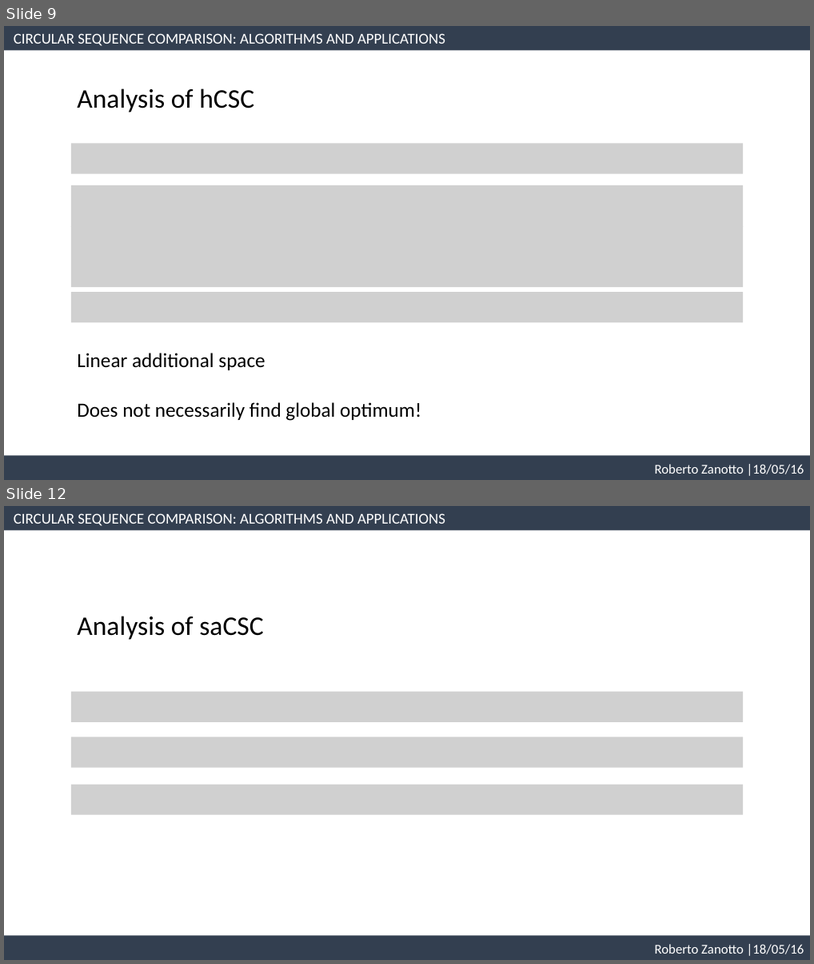
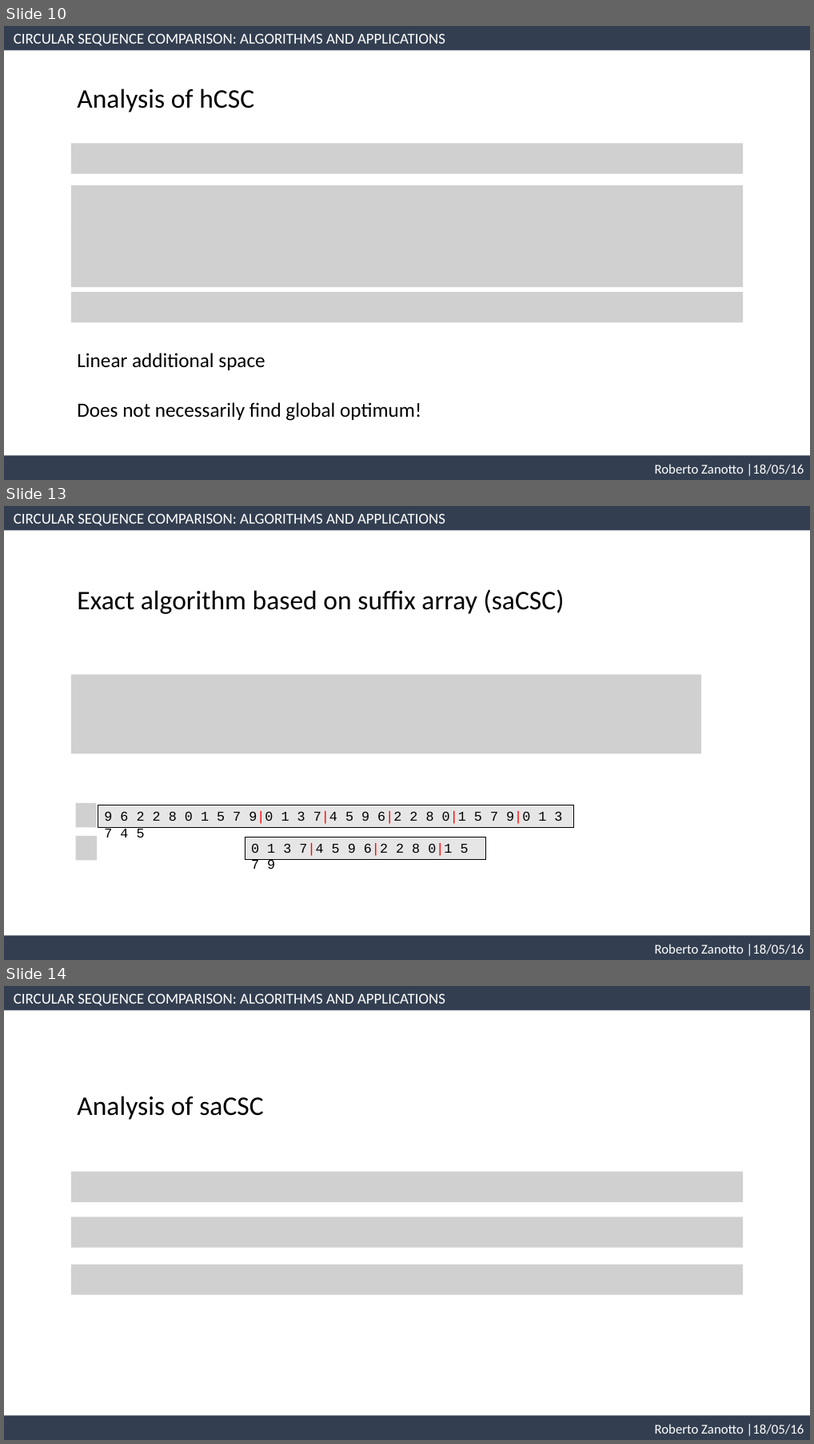
Before and after one commit to robzan8/csc, a slide deck: CircularComparison.pptx. Shown one above the other, each under a label of ours: slides 9 and 12 before the commit, slides 10, 13 and 14 after it; the slides between them are not shown. The pictures are 814x964 and 814x1444 pixels, drawn with LibreOffice and Linux fonts; fonts in the diff are those of the drawing; grey boxes stand for pictures. Boxes give left, top, right and bottom in pixels: in the first picture for what was removed or moved away, otherwise in the second. Text is boxed around its words. In the diff, an @@ line names an element or a change of style, - is before the commit and + after.

```diff
--- a/CircularComparison.pptx
+++ b/CircularComparison.pptx
@@ slide 13 added at (4, 506, 810, 960), background #FFFFFF @@
@@ rectangle added at (4, 506, 810, 530), fill #333F50, 18 pt, text #FFFFFF @@
+CIRCULAR SEQUENCE COMPARISON: ALGORITHMS AND APPLICATIONS
@@ text added at (77, 589, 565, 614), 32 pt, text #000000 @@
+Exact algorithm based on suffix array (saCSC)
@@ picture added at (71, 674, 702, 753) @@
@@ picture added at (76, 803, 97, 828) @@
@@ rectangle added at (98, 805, 574, 828), fill #E7E6E6, outline #000000 0.75 pt, 16 pt, text #000000 @@
+9 6 2 2 8 0 1 5 7 9|0 1 3 7|4 5 9 6|2 2 8 0|1 5 7 9|0 1 3 7 4 5
@@ picture added at (76, 836, 97, 860) @@
@@ rectangle added at (246, 836, 486, 859), fill #E7E6E6, outline #000000 0.75 pt, 16 pt, text #000000 @@
+0 1 3 7|4 5 9 6|2 2 8 0|1 5 7 9
@@ rectangle added at (4, 936, 810, 960), fill #333F50, 16 pt, text #FFFFFF @@
+Roberto Zanotto |18/05/16
@@ what was slide 9 is now slide 10 @@
@@ what was slide 12 is now slide 14 @@
```
Also in this commit, not shown: 3 slides changed, 1 other slide added, 3 other files.
